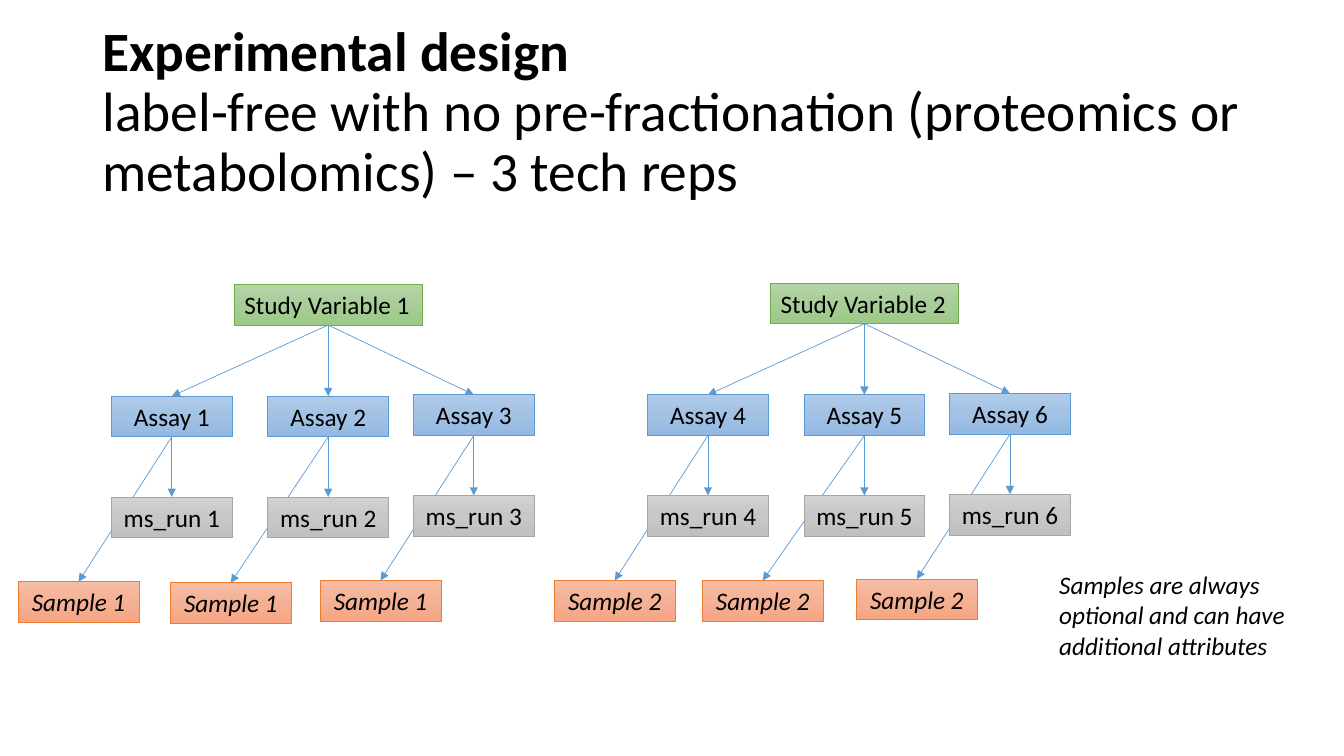
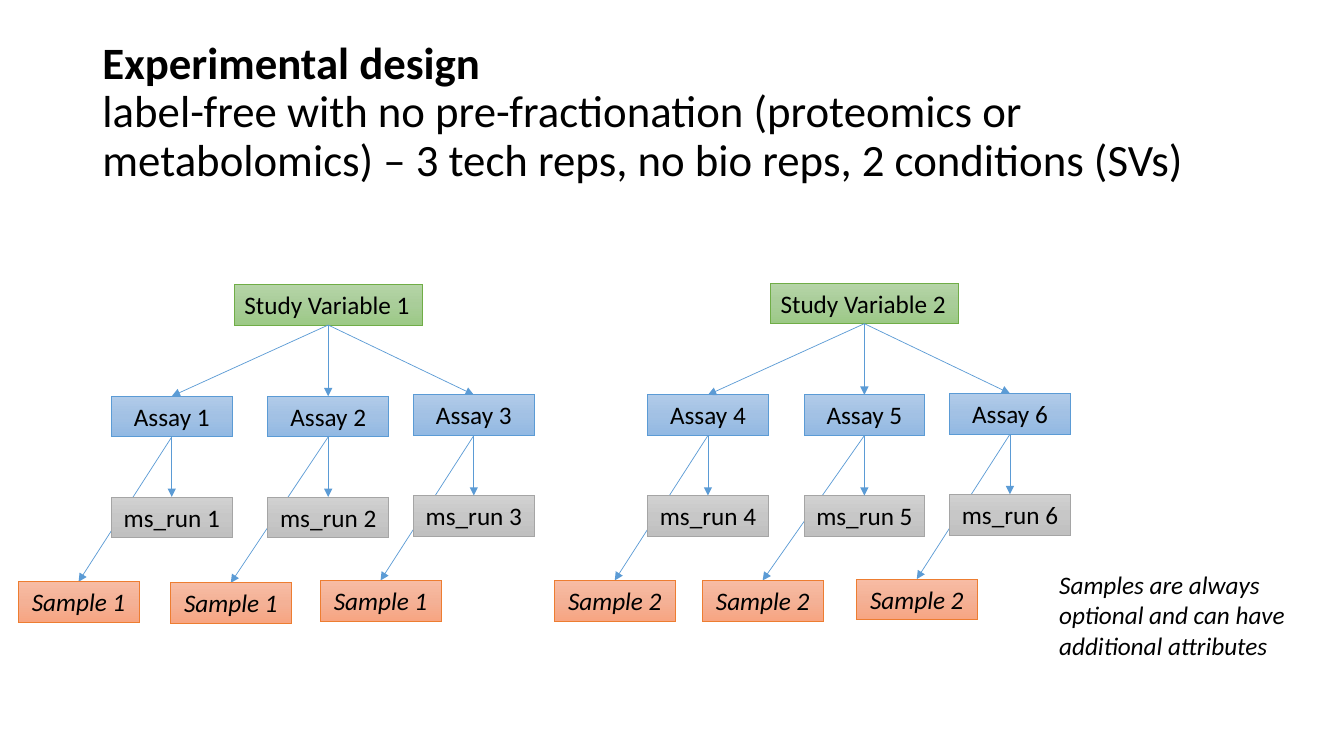
Before and after one commit to HUPO-PSI/mzTab, a slide deck: slide 11 of specification_document/1_1_draft_specs/Version11_design_considerations.pptx (slide 6 before the commit). Drawn at 1344x756 pixels with LibreOffice and Linux fonts; fonts in the diff are those of the drawing. Boxes give left, top, right and bottom in pixels: in the first picture for what was removed or moved away, otherwise in the second. Text is boxed around its words. In the diff, an @@ line names an element or a change of style, - is before the commit and + after.

```diff
--- a/specification_document/1_1_draft_specs/Version11_design_considerations.pptx
+++ b/specification_document/1_1_draft_specs/Version11_design_considerations.pptx
@@ title at (102,47,1182,184): text changed; size 39.6 to 32 pt @@
-Experimental design
-label-free with no pre-fractionation (proteomics or metabolomics) – 3 tech reps
+Experimental design
+label-free with no pre-fractionation (proteomics or metabolomics) – 3 tech reps, no bio reps, 2 conditions (SVs)
```
Also in this commit, not shown: 3 other slides changed, 6 slides added.
